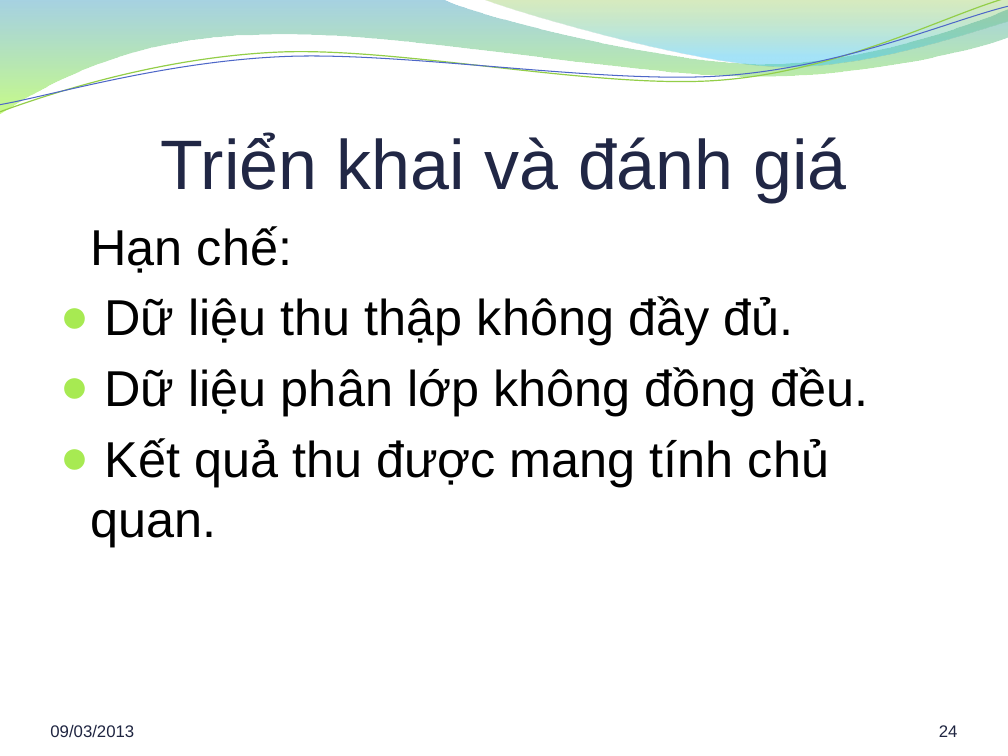
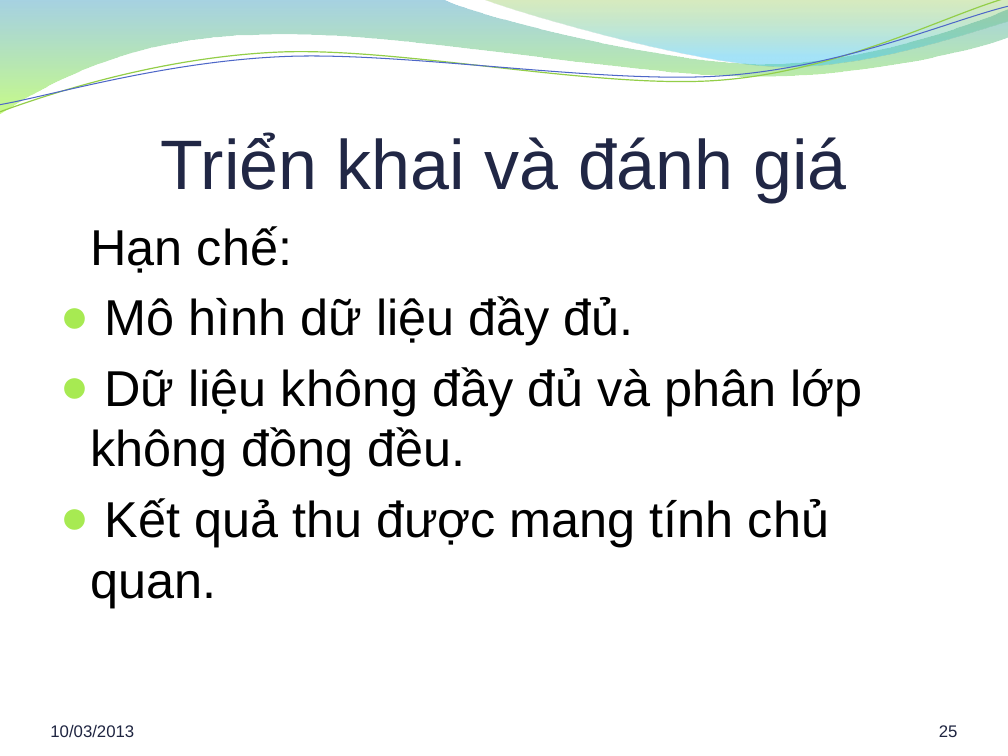
Before and after one commit to hung94it/benhvien, a slide deck: slide 25 of Diabetes/Documents/Report/Bao cao khoa luan.pptx (slide 24 before the commit). Drawn at 1008x756 pixels with LibreOffice and Linux fonts; fonts in the diff are those of the drawing; background and template pictures are left out. Boxes give left, top, right and bottom in pixels: in the first picture for what was removed or moved away, otherwise in the second. Text is boxed around its words. In the diff, an @@ line names an element or a change of style, - is before the commit and + after.

```diff
--- a/Diabetes/Documents/Report/Bao cao khoa luan.pptx
+++ b/Diabetes/Documents/Report/Bao cao khoa luan.pptx
@@ text at bbox=[91, 296, 863, 476]: text changed @@
-● Dữ liệu thu thập không đầy đủ.
-● Dữ liệu phân lớp không đồng đều.
+● Mô hình dữ liệu đầy đủ.
+● Dữ liệu không đầy đủ và phân lớp không đồng đều.
@@ text at bbox=[50, 725, 134, 737]: text changed @@
-09/03/2013
+10/03/2013
@@ page number at bbox=[939, 725, 958, 737]: text changed @@
-24
+25
```
Also in this commit, not shown: 24 other slides changed, 2 slides added, 1 slide removed, 1 other file.
